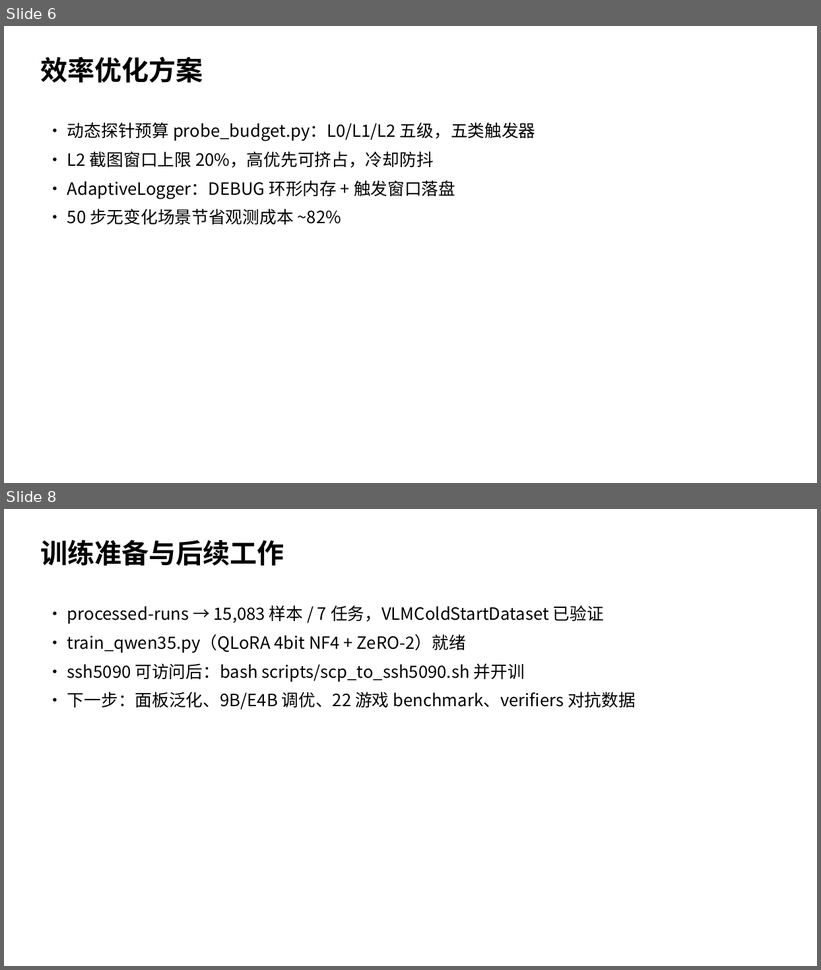
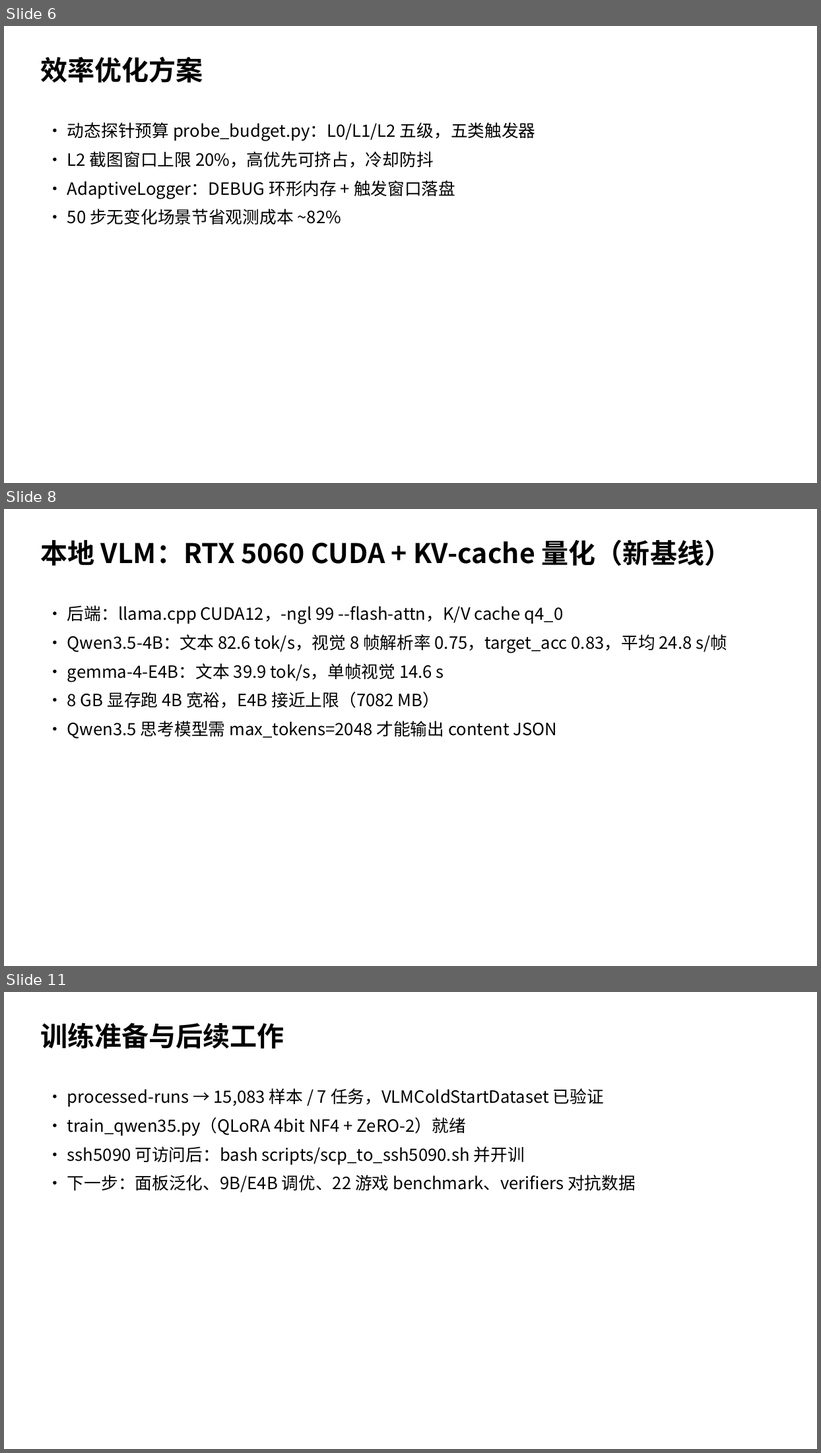
Before and after one commit to tzhazuma/smallgameagent, a slide deck: reports/smallgameagent_report.pptx. Shown one above the other, each under a label of ours: slides 6 and 8 before the commit, slides 6, 8 and 11 after it; the slides between them are not shown. The pictures are 821x970 and 821x1453 pixels, drawn with LibreOffice and Linux fonts; fonts in the diff are those of the drawing. Boxes give left, top, right and bottom in pixels: in the first picture for what was removed or moved away, otherwise in the second. Text is boxed around its words. In the diff, an @@ line names an element or a change of style, - is before the commit and + after.

Commit message:
feat: RTX 5060 CUDA baseline, agent bus/memory, report fix
- Fix LaTeX/PDF generator (placeholder escaping, circled digits).
- RTX 5060 CUDA llama-server with KV-cache q4_0: Qwen3.5-4B 82.6 tok/s,
  gemma-4-E4B 39.9 tok/s; visual struct 8-frame parse_rate 0.75.
- Add AgentBus, MultiAgentOrchestrator, StrategyMemory, Critic role,
  multi-bus/multi-bus-memory modes.
- Add exp_multi_agent_matrix.py for gameplay matrix.
- Update REPORT.md / EXPERIMENT_RESULTS.md; regenerate PDF/PPTX.
- 641 pytest passed, ruff clean.

```diff
--- a/reports/smallgameagent_report.pptx
+++ b/reports/smallgameagent_report.pptx
@@ slide 8 added at box(4, 509, 817, 966), background #FFFFFF @@
@@ text added at box(40, 539, 732, 566), 32 pt, text #000000, bold @@
+本地 VLM：RTX 5060 CUDA + KV-cache 量化（新基线）
@@ text added at box(67, 605, 727, 739), 20 pt, text #000000 @@
+• 后端：llama.cpp CUDA12，-ngl 99 --flash-attn，K/V cache q4_0
+• Qwen3.5-4B：文本 82.6 tok/s，视觉 8 帧解析率 0.75，target_acc 0.83，平均 24.8 s/帧
+• gemma-4-E4B：文本 39.9 tok/s，单帧视觉 14.6 s
+• 8 GB 显存跑 4B 宽裕，E4B 接近上限（7082 MB）
+• Qwen3.5 思考模型需 max_tokens=2048 才能输出 content JSON
@@ what was slide 8 is now slide 11 @@
```
Also in this commit, not shown: 1 slide changed, 2 other slides added, 18 other files.
